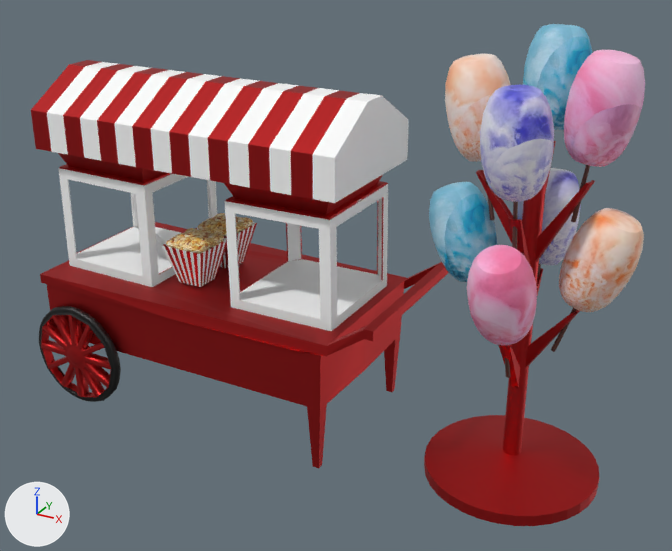
One commit to the Blender file Carrito.blend: the scene before it, then after it.
Rendered twice from a 50 mm lens placed at (5.76, -8.21, 4.2), pointed at (1.29, -0.08, 0.14). The lights are fixed; the arrows at lower left show +X, +Y and +Z.

In view in the first picture: 'Algodon de azucar', 'Cono', 'Cono 2', 'Estructura', 'Estructura Algodon'.
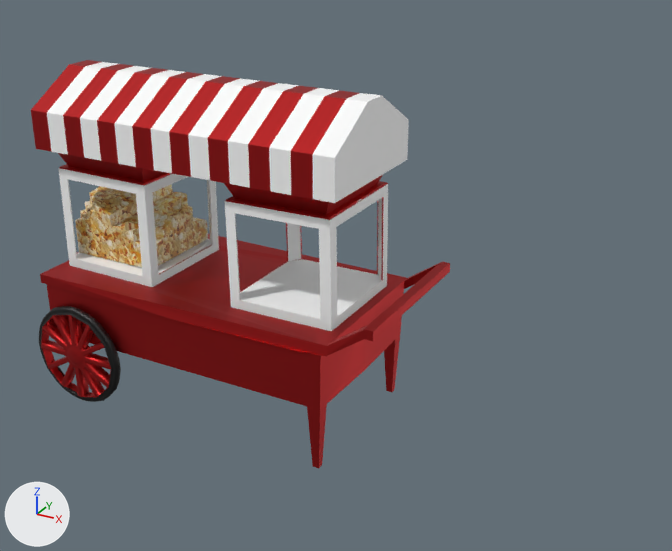
Commit message: Actualización Pato y Carrito

Pixel boxes (x1, y1, x2, y2) of what changed, in the pictures (672 x 551 px):
'Algodon de azucar', hidden
    before: (429, 24, 645, 378)
'Estructura Algodon', hidden (red)
    before: (424, 141, 599, 526)
'Cube', added (brown)
    after: (75, 184, 208, 267)
'Cono', hidden
    before: (162, 228, 227, 287)
'Cono 2', hidden
    before: (195, 213, 257, 269)

The change, as a diff of the scene's bpy script:
```diff
--- a/Carrito.blend.py
+++ b/Carrito.blend.py
@@ me_cube @@
+me_cube.from_pydata(...)  # 147 vertices, 122 faces, 2 loose edges; spans x -1.0..1.0, y -1.0..1.0, z -1.0..0.12
+me_cube.materials.append(mat_pochoclo)  # picture img_pochoclos_jpg
@@ ob_cono @@
 ob_cono.scale = (0.237, 0.237, 0.237)
+ob_cono.hide_set(True)
@@ ob_cono_2 @@
 ob_cono_2.scale = (0.237, 0.237, 0.237)
+ob_cono_2.hide_set(True)
@@ ob_estructura_algodon @@
 ob_estructura_algodon.scale = (1.0, 1.0, 0.134)
+ob_estructura_algodon.hide_set(True)
@@ ob_algodon_de_azucar @@
 ob_algodon_de_azucar.scale = (0.426, 0.426, 0.426)
+ob_algodon_de_azucar.hide_set(True)
@@ ob_cube @@
+ob_cube = bpy.data.objects.new('Cube', me_cube)
+ob_cube.location = (-1.5, 0.06, 0.53)
+ob_cube.scale = (0.556, 0.56, 0.631)
```
